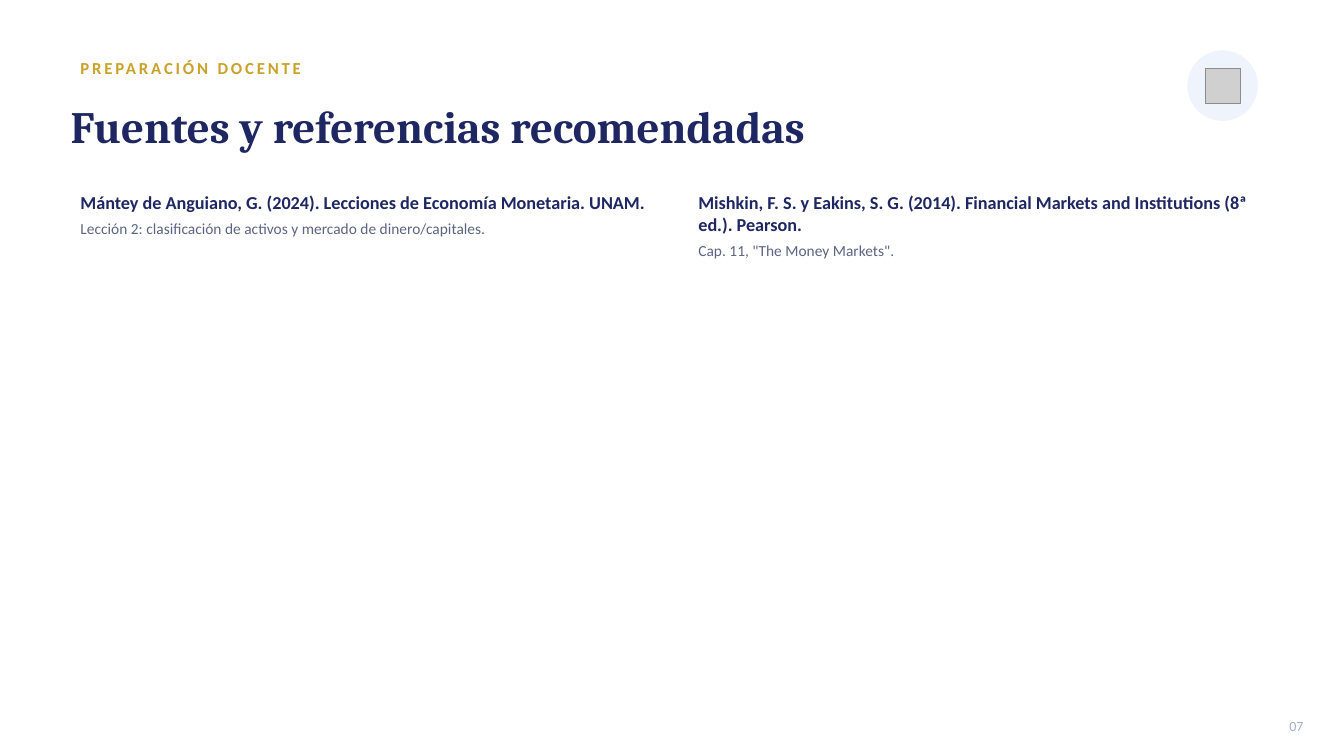
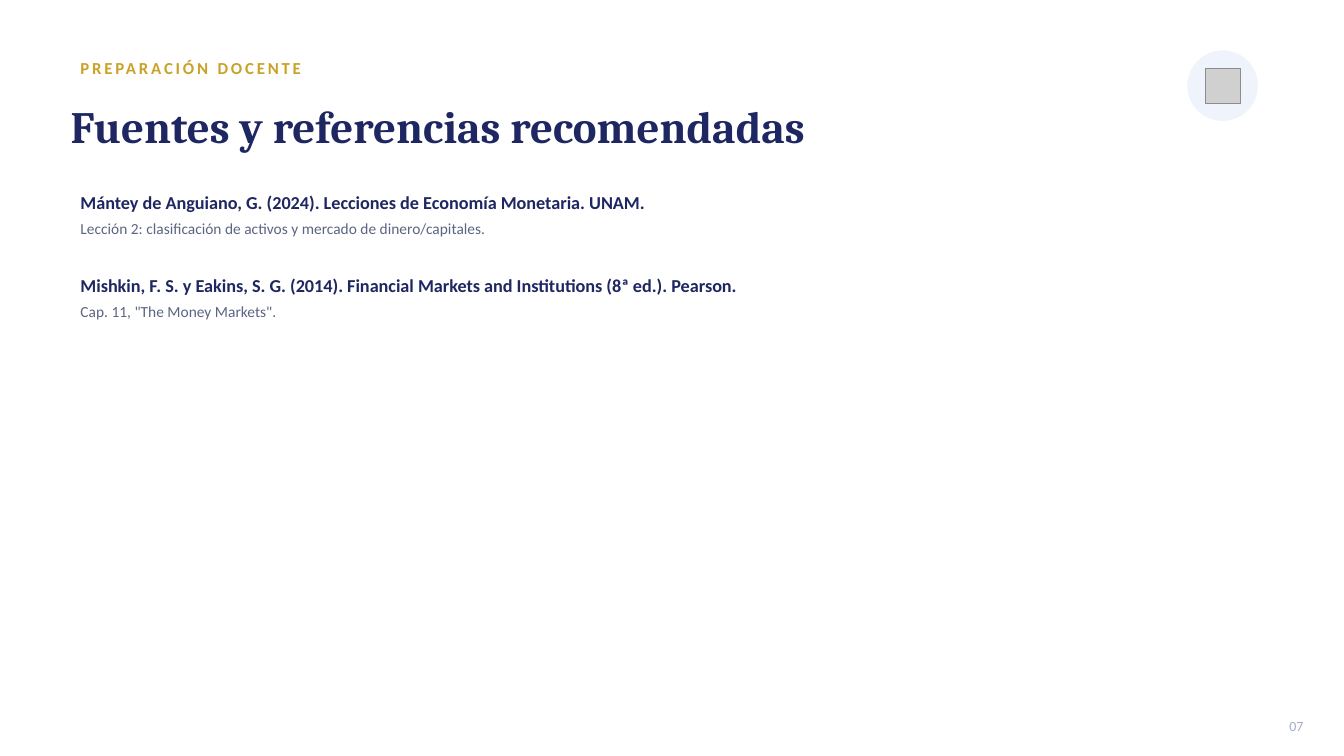
Before and after one commit to LoMarrujo/notes_mercados_dc, a slide deck: slide 7 of notas_unidades/unidad1/1_clasificacion_mercados.pptx. Drawn at 1344x756 pixels with LibreOffice and Linux fonts; fonts in the diff are those of the drawing; grey boxes stand for pictures. Boxes give left, top, right and bottom in pixels: in the first picture for what was removed or moved away, otherwise in the second. Text is boxed around its words. In the diff, an @@ line names an element or a change of style, - is before the commit and + after.

```diff
--- a/notas_unidades/unidad1/1_clasificacion_mercados.pptx
+++ b/notas_unidades/unidad1/1_clasificacion_mercados.pptx
@@ text "Mishkin, F. S. y Eakins, ..." rewrapped from (698,195,1246,259) to (80,278,736,320) @@
```
Also in this commit, not shown: 1 other slide changed, 1 other file.
